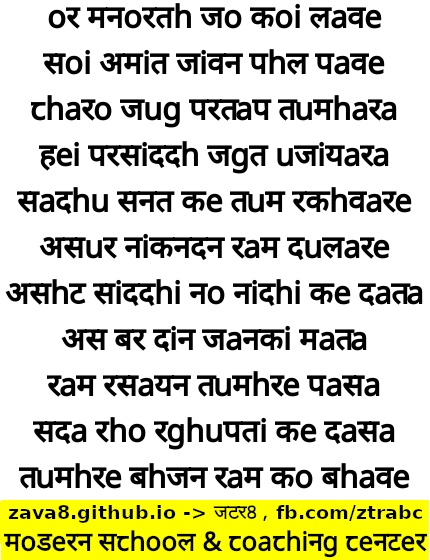
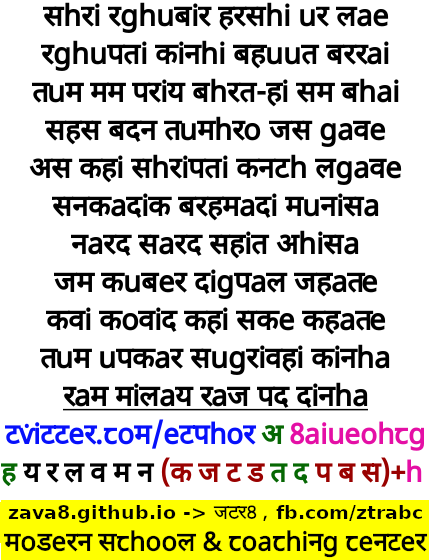
Revision of a layered 430px x 560px image; what changed, layer by layer:
hid "s7(18000ms)" over [5, 3, 423, 489]
hid "z7" over [1, 2, 424, 489]
hid "s6(18000ms)" over [14, 9, 418, 489]
removed layer "zyllo(50ms) copy #4" over [1, 2, 424, 489]
hid "s5(18000ms)" over [7, 7, 424, 489]
removed layer "zyllo(50ms) copy #3" over [1, 2, 424, 489]
painted on "s4(18000ms)" over [1, 2, 424, 489]
removed layer "zyllo(50ms) copy #2" over [1, 2, 424, 489]
removed layer "s3(18000ms)" over [14, 7, 417, 488]
removed layer "zyllo(50ms) copy #1" over [1, 2, 424, 489]
added layer "z4" above "s3" over [1, 2, 424, 489]
added layer "s3" above "z3" over [1, 2, 424, 487]
added layer "z3" above "s2(18000ms)" over [1, 2, 424, 489]
painted on "s2(18000ms)" over [1, 3, 424, 485]
removed layer "zyllo(50ms) copy" over [1, 2, 424, 489]
added layer "z2" above "s1(18000ms)" over [1, 2, 424, 489]
painted on "s1(18000ms)" over [4, 7, 424, 489]
added layer "z1" over [1, 2, 424, 489]
